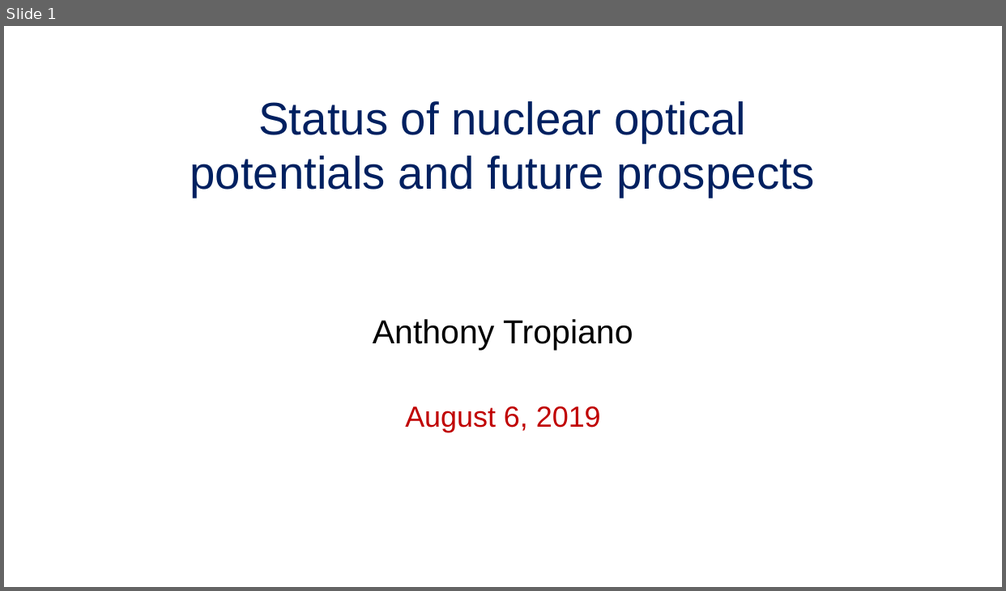
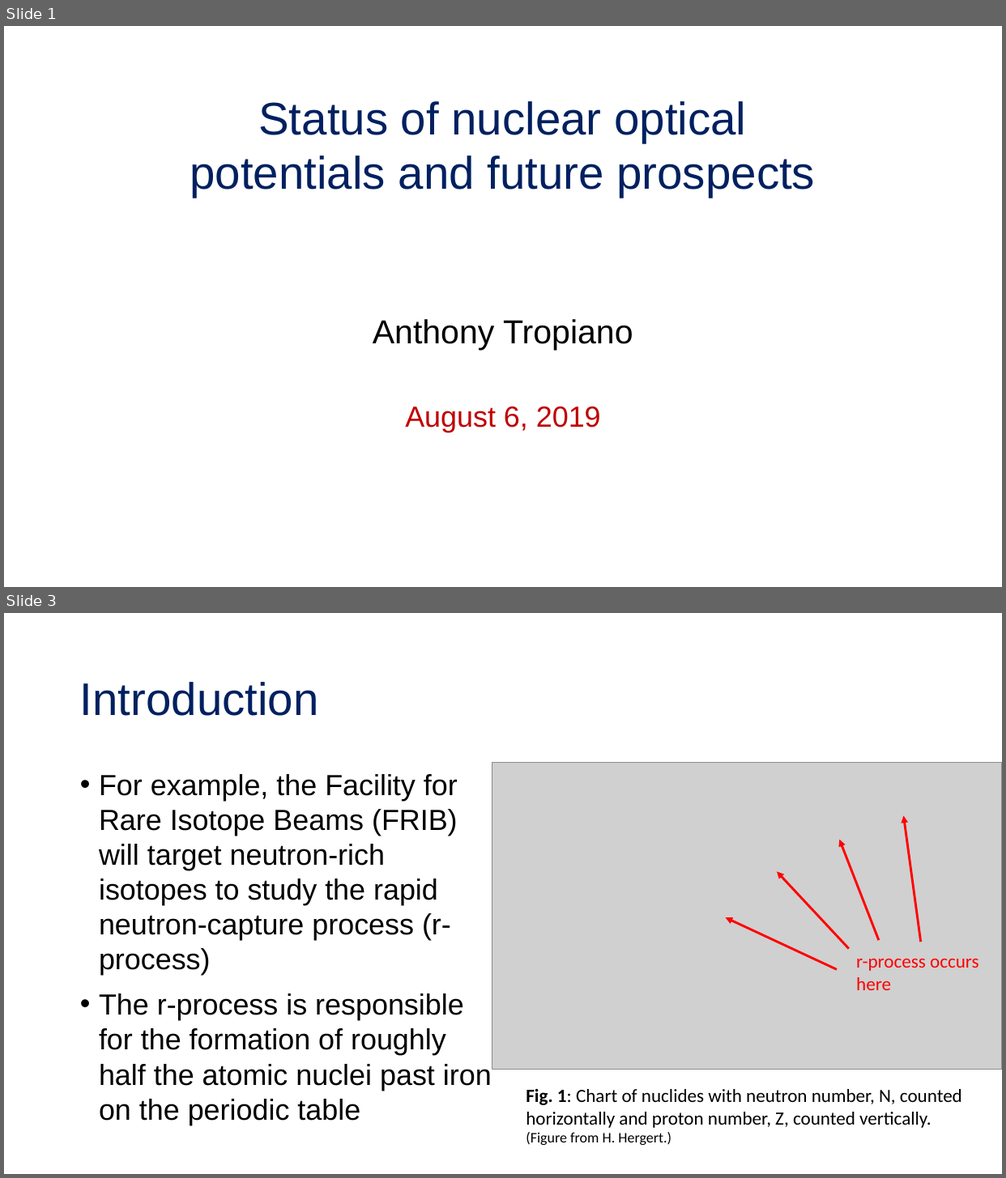
Before and after one commit to tropiano4/tropiano-srg, a slide deck: Presentations/Candidacy_2019/candidacy_presentation.pptx. Shown one above the other, each under a label of ours: slide 1 before the commit, slides 1 and 3 after it; the slides between them are not shown. The pictures are 1006x591 and 1006x1178 pixels, drawn with LibreOffice and Linux fonts; fonts in the diff are those of the drawing; grey boxes stand for pictures. Boxes give left, top, right and bottom in pixels: in the first picture for what was removed or moved away, otherwise in the second. Text is boxed around its words. In the diff, an @@ line names an element or a change of style, - is before the commit and + after.

```diff
--- a/Presentations/Candidacy_2019/candidacy_presentation.pptx
+++ b/Presentations/Candidacy_2019/candidacy_presentation.pptx
@@ slide 3 added at bbox=[4, 613, 1002, 1174], background #FFFFFF @@
@@ title added at bbox=[80, 682, 319, 716], 44 pt, text #002060 @@
+Introduction
@@ text added at bbox=[99, 774, 492, 1126], 28 pt, text #000000 @@
+• For example, the Facility for Rare Isotope Beams (FRIB) will target neutron-rich isotopes to study the rapid neutron-capture process (r-process)
+• The r-process is responsible for the formation of roughly half the atomic nuclei past iron on the periodic table
@@ picture added at bbox=[492, 763, 1002, 1070] @@
@@ arrow added from (921, 942) to (904, 815), #FF0000 2.25 pt @@
@@ arrow added from (879, 940) to (839, 840), #FF0000 2.25 pt @@
@@ arrow added from (849, 949) to (778, 872), #FF0000 2.25 pt @@
@@ arrow added from (837, 970) to (726, 918), #FF0000 2.25 pt @@
@@ text added at bbox=[856, 959, 978, 990], 18 pt, text #FF0000 @@
+r-process occurs
+here
@@ text added at bbox=[526, 1089, 962, 1145], 18 pt, text #000000 @@
+Fig. 1: Chart of nuclides with neutron number, N, counted
+horizontally and proton number, Z, counted vertically.
+(Figure from H. Hergert.)
```
Also in this commit, not shown: 7 slides changed, 38 other slides added, 14 slides removed, 1 other file.
